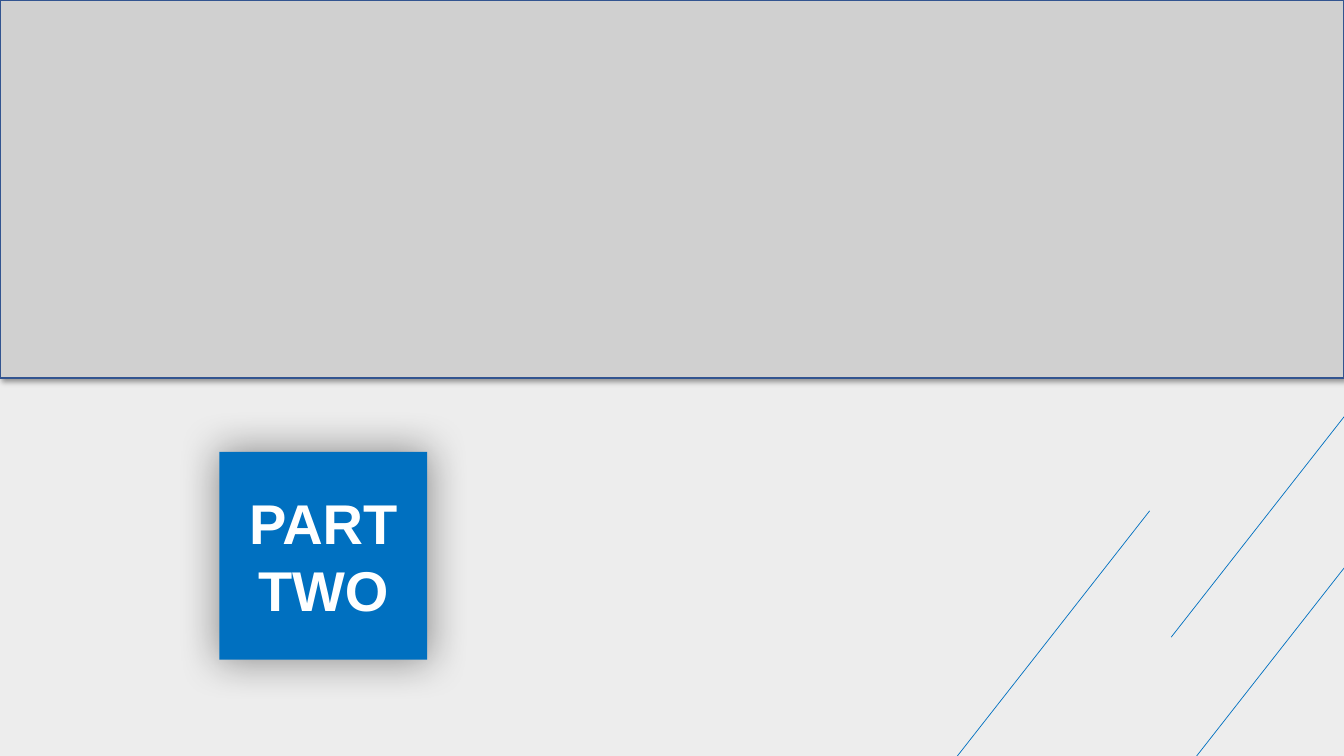
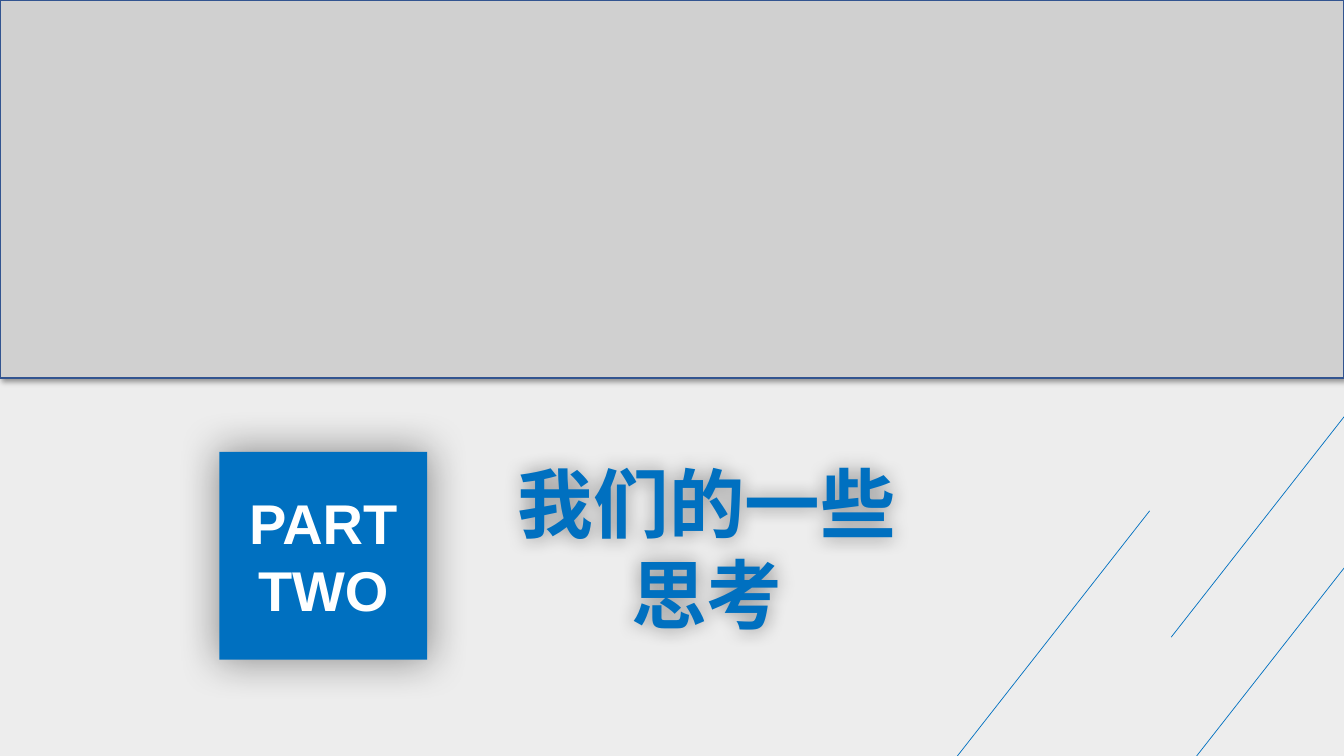
Before and after one commit to 1218lcw/group_21, a slide deck: slide 6 of 第21组-XX项目需求分析答辩PPT.pptx. Drawn at 1344x756 pixels with LibreOffice and Linux fonts; fonts in the diff are those of the drawing; grey boxes stand for pictures. Boxes give left, top, right and bottom in pixels: in the first picture for what was removed or moved away, otherwise in the second. Text is boxed around its words. In the diff, an @@ line names an element or a change of style, - is before the commit and + after.

Commit message:
cq-0418

```diff
--- a/第21组-XX项目需求分析答辩PPT.pptx
+++ b/第21组-XX项目需求分析答辩PPT.pptx
@@ text added at bbox=[518, 467, 896, 630], 54 pt, text #0070C0, bold @@
+我们的一些思考
```
Also in this commit, not shown: 3 other slides changed.
